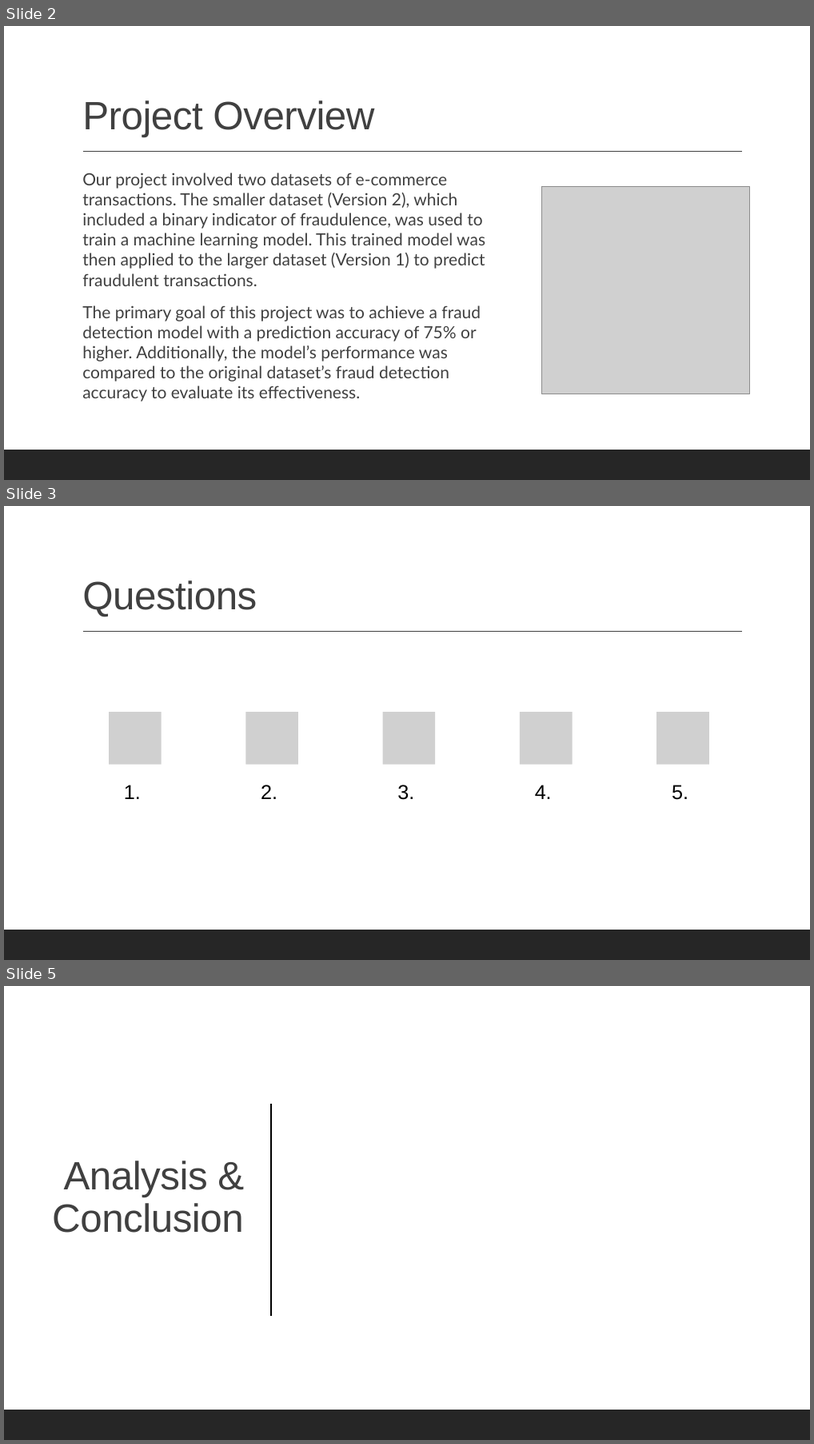
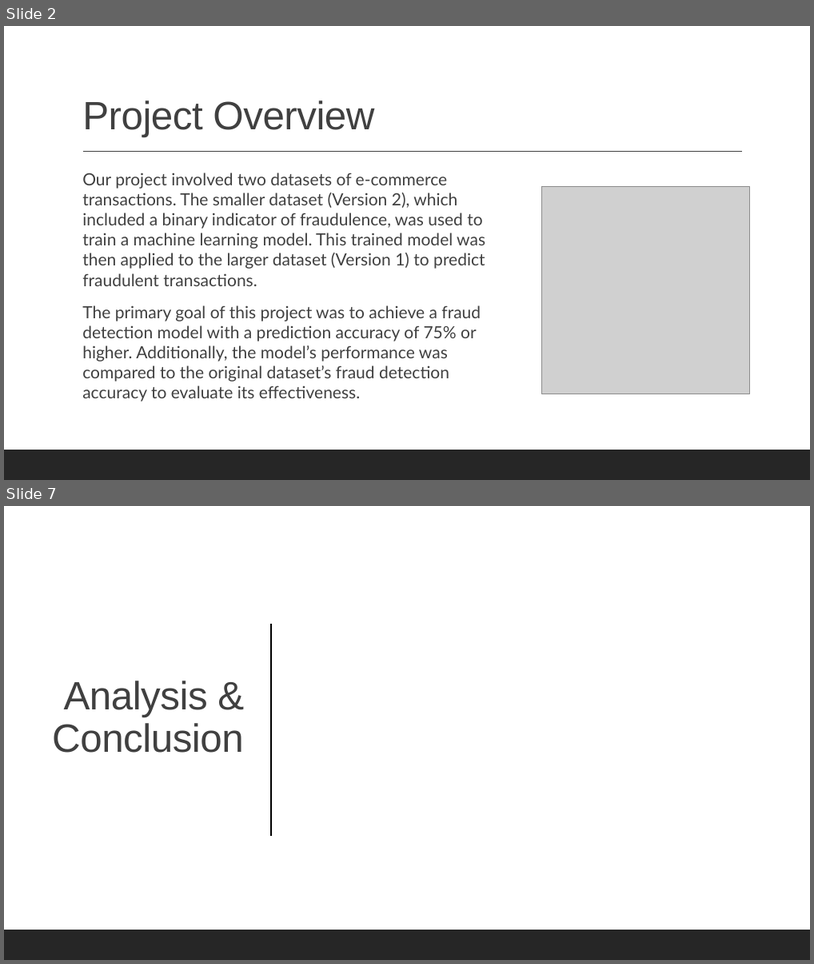
Before and after one commit to aferrodelgado/Project-4, a slide deck: Project 4 Presentation.pptx. Shown one above the other, each under a label of ours: slides 2, 3 and 5 before the commit, slides 2 and 7 after it; the slides between them are not shown. The pictures are 814x1444 and 814x964 pixels, drawn with LibreOffice and Linux fonts; fonts in the diff are those of the drawing; grey boxes stand for pictures. Boxes give left, top, right and bottom in pixels: in the first picture for what was removed or moved away, otherwise in the second. Text is boxed around its words. In the diff, an @@ line names an element or a change of style, - is before the commit and + after.

```diff
--- a/Project 4 Presentation.pptx
+++ b/Project 4 Presentation.pptx
@@ slide 3 removed at (4, 506, 810, 960), background #FFFFFF @@
@@ rectangle removed at (4, 506, 810, 960) @@
@@ title removed at (82, 580, 257, 617) @@
-Questions
@@ line removed from (83, 632) to (742, 632) @@
@@ group removed at (109, 712, 710, 800): 5 pictures, 5 texts @@
-1.
-2.
-3.
-4.
-5.
@@ rectangle removed at (4, 929, 810, 960) @@
@@ what was slide 5 is now slide 7 @@
```
Also in this commit, not shown: 1 slide changed, 3 slides added, 13 other files.
